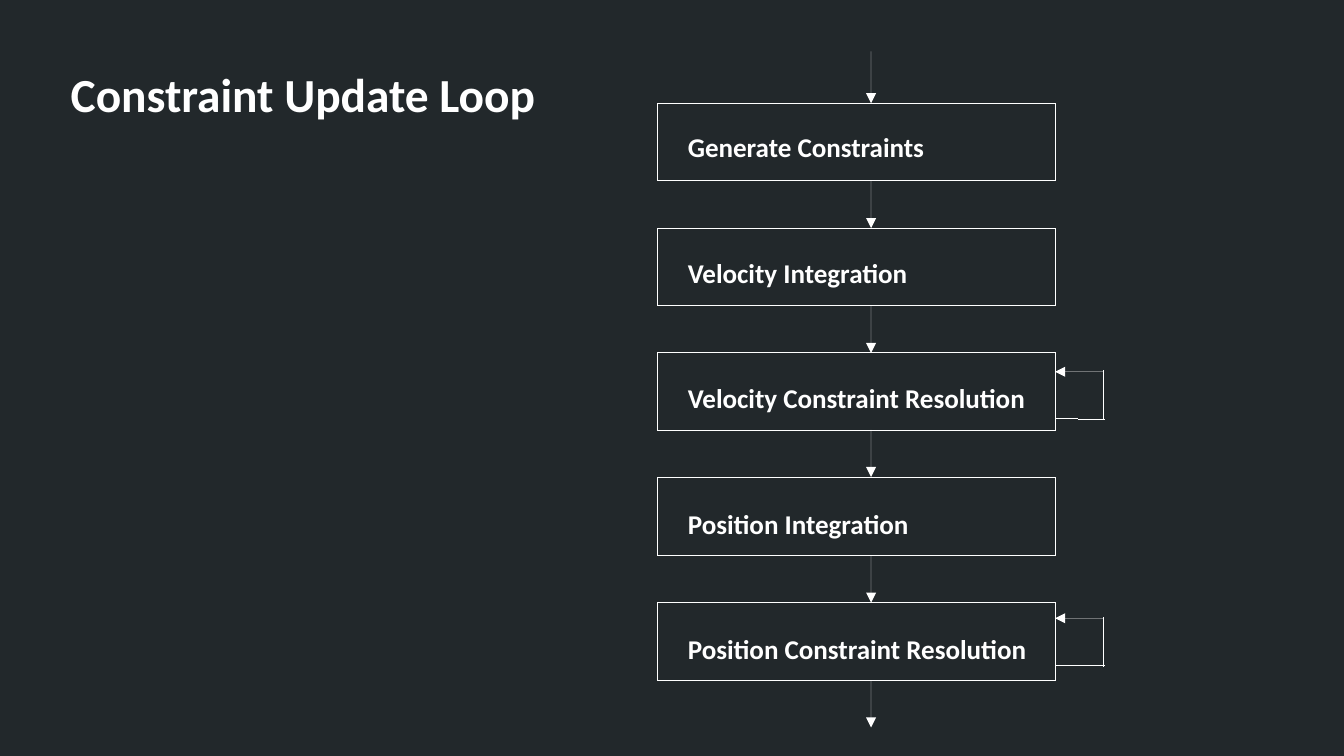
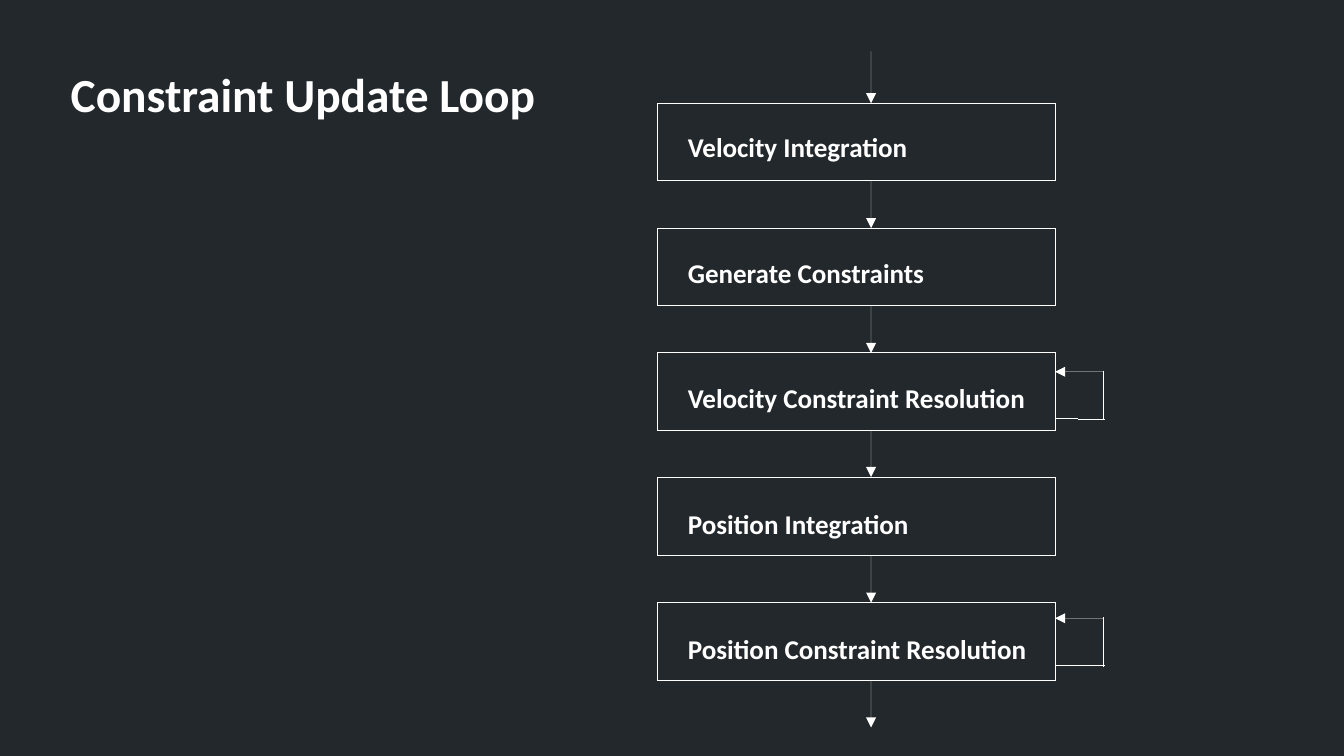
Before and after one commit to TheAllenChou/unity-physics-constraints, a slide deck: slide 27 of slides/01-constraint-basics-english.odp. Drawn at 1344x756 pixels with LibreOffice and Linux fonts; fonts in the diff are those of the drawing. Boxes give left, top, right and bottom in pixels: in the first picture for what was removed or moved away, otherwise in the second. Text is boxed around its words. In the diff, an @@ line names an element or a change of style, - is before the commit and + after.

Commit message:
Slides.

```diff
--- a/slides/01-constraint-basics-english.odp
+++ b/slides/01-constraint-basics-english.odp
@@ text at box(688, 138, 907, 162): text changed @@
-Generate Constraints
+Velocity Integration
@@ text at box(688, 264, 924, 283): text changed @@
-Velocity Integration
+Generate Constraints
```
Also in this commit, not shown: 1 other slide changed, 1 slide added, 11 other files.
